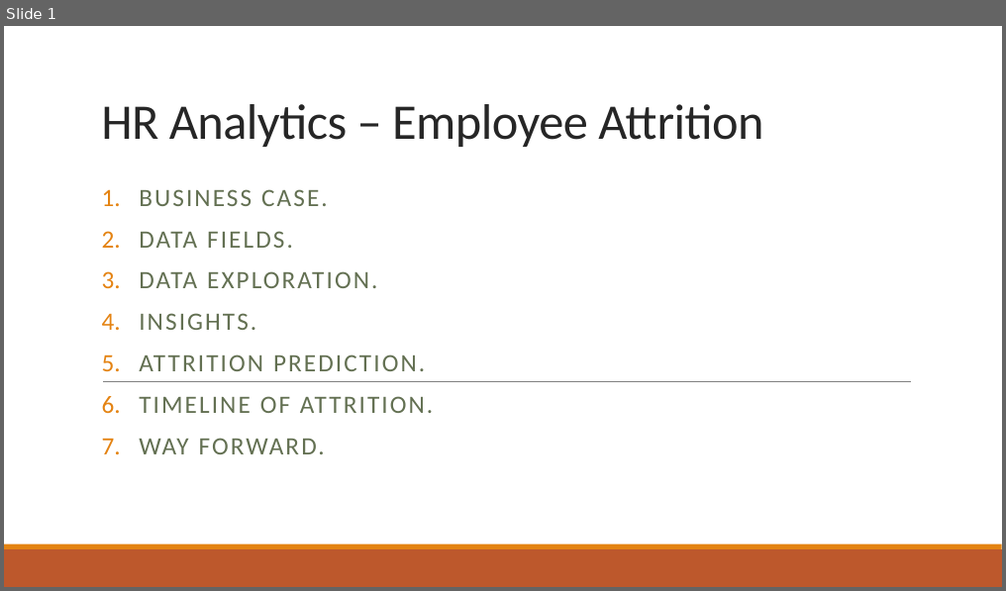
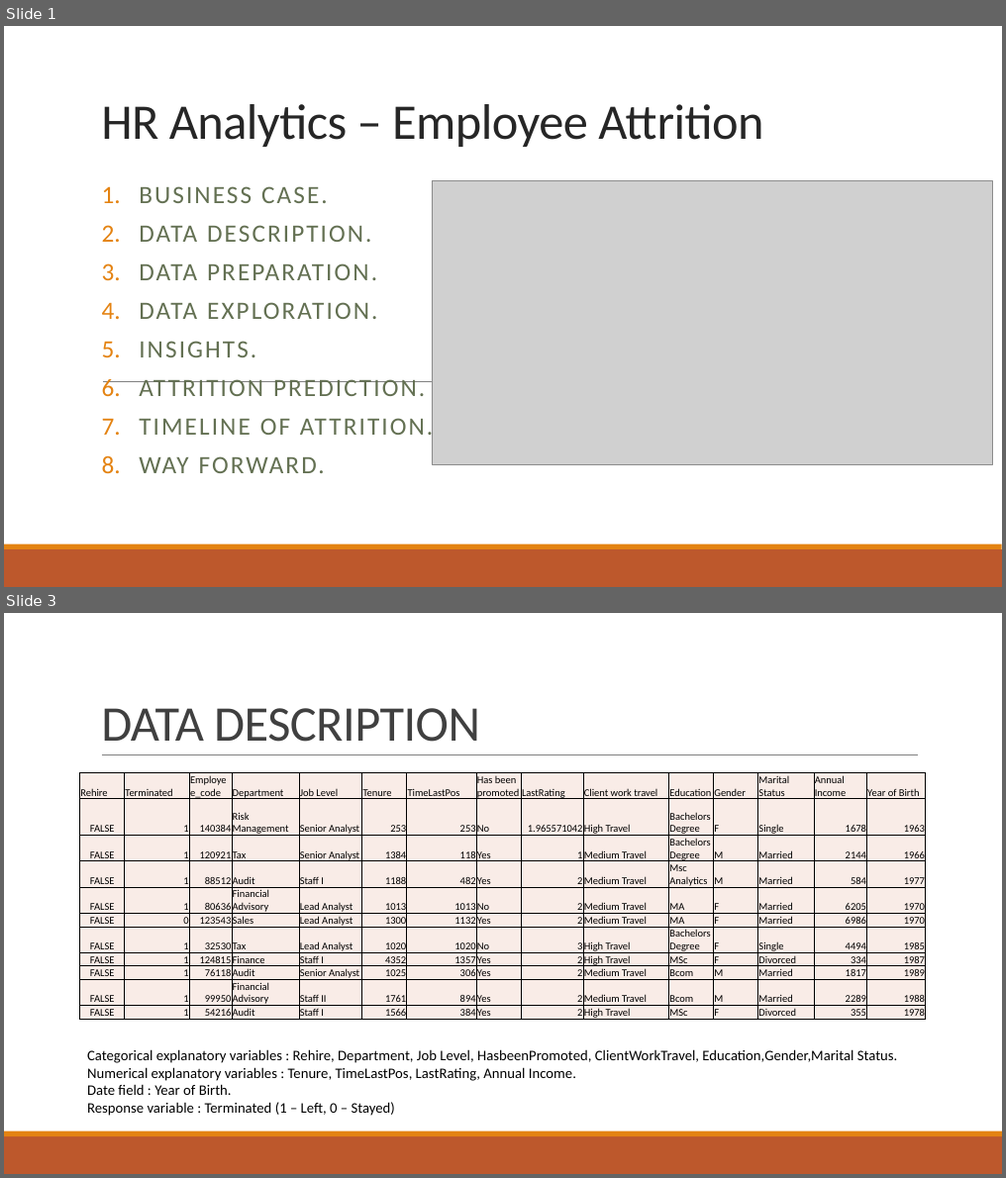
Before and after one commit to shuvayan/EloquentJavascript, a slide deck: HR Analytics – Employee Attrition.pptx. Shown one above the other, each under a label of ours: slide 1 before the commit, slides 1 and 3 after it; the slides between them are not shown. The pictures are 1006x591 and 1006x1178 pixels, drawn with LibreOffice and Linux fonts; fonts in the diff are those of the drawing; grey boxes stand for pictures. Boxes give left, top, right and bottom in pixels: in the first picture for what was removed or moved away, otherwise in the second. Text is boxed around its words. In the diff, an @@ line names an element or a change of style, - is before the commit and + after.

```diff
--- a/HR Analytics – Employee Attrition.pptx
+++ b/HR Analytics – Employee Attrition.pptx
@@ slide 3 added at [4, 613, 1002, 1174], background #FFFFFF; not listed: 2 template elements that a slide beside it also shows @@
@@ title added at [101, 708, 480, 742], 48 pt, text #404040 @@
+DATA DESCRIPTION
@@ line added from (102, 756) to (918, 756), #808080 0.5 pt @@
@@ table added at [79, 773, 927, 1024], 11 rows, 15 columns @@
+Rehire | Terminated | Employee_code | Department | Job Level | Tenure | TimeLastPos | Has been promoted | LastRating | Client work travel | Education | Gender | Marital Status | Annual Income | Year of Birth
+FALSE | 1 | 140384 | Risk Management | Senior Analyst | 253 | 253 | No | 1.965571042 | High Travel | Bachelors Degree | F | Single | 1678 | 1963
+FALSE | 1 | 120921 | Tax | Senior Analyst | 1384 | 118 | Yes | 1 | Medium Travel | Bachelors Degree | M | Married | 2144 | 1966
+FALSE | 1 | 88512 | Audit | Staff I | 1188 | 482 | Yes | 2 | Medium Travel | Msc Analytics | M | Married | 584 | 1977
+FALSE | 1 | 80636 | Financial Advisory | Lead Analyst | 1013 | 1013 | No | 2 | Medium Travel | MA | F | Married | 6205 | 1970
+FALSE | 0 | 123543 | Sales | Lead Analyst | 1300 | 1132 | Yes | 2 | Medium Travel | MA | F | Married | 6986 | 1970
+FALSE | 1 | 32530 | Tax | Lead Analyst | 1020 | 1020 | No | 3 | High Travel | Bachelors Degree | F | Single | 4494 | 1985
+FALSE | 1 | 124815 | Finance | Staff I | 4352 | 1357 | Yes | 2 | High Travel | MSc | F | Divorced | 334 | 1987
+FALSE | 1 | 76118 | Audit | Senior Analyst | 1025 | 306 | Yes | 2 | Medium Travel | Bcom | M | Married | 1817 | 1989
+FALSE | 1 | 99950 | Financial Advisory | Staff II | 1761 | 894 | Yes | 2 | Medium Travel | Bcom | M | Married | 2289 | 1988
+FALSE | 1 | 54216 | Audit | Staff I | 1566 | 384 | Yes | 2 | High Travel | MSc | F | Divorced | 355 | 1978
@@ text added at [87, 1050, 898, 1116], 14 pt, text #000000 @@
+Categorical explanatory variables : Rehire, Department, Job Level, HasbeenPromoted, ClientWorkTravel, Education,Gender,Marital Status.
+Numerical explanatory variables : Tenure, TimeLastPos, LastRating, Annual Income.
+Date field : Year of Birth.
+Response variable : Terminated (1 – Left, 0 – Stayed)
@@ slide 1 changed as well @@
@@ subtitle at [139, 186, 433, 473]: line spacing 0.9 to 0.8 @@
@@ picture added at [432, 181, 992, 465] @@
@@ subtitle at [139, 225, 377, 280]: text changed @@
-2. DATA FIELDS.
+2. DATA DESCRIPTION.
+3. DATA PREPARATION.
```
Also in this commit, not shown: 9 other slides added.
